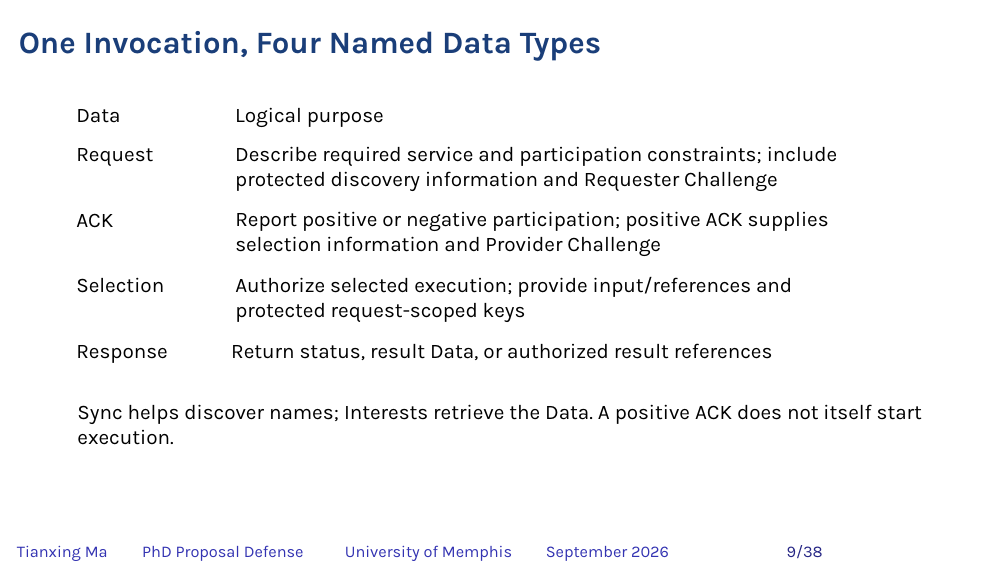
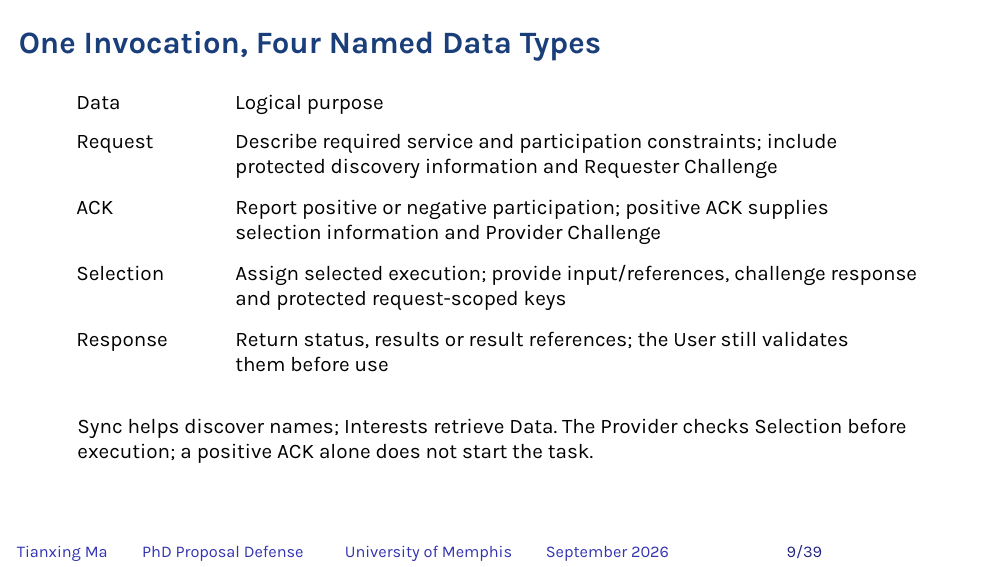
Before and after one commit to matianxing1992/NDN_Service_Framework, a slide deck: slide 9 of docs/PAPER/proposal-defense/slides/NDNSF_proposal_hybrid_editable.pptx. Drawn at 1008x567 pixels with LibreOffice and Linux fonts; fonts in the diff are those of the drawing; background and template pictures are left out. Boxes give left, top, right and bottom in pixels: in the first picture for what was removed or moved away, otherwise in the second. Text is boxed around its words. In the diff, an @@ line names an element or a change of style, - is before the commit and + after.

Commit message:
docs: clarify proposal authorization logic and synchronize slides

```diff
--- a/docs/PAPER/proposal-defense/slides/NDNSF_proposal_hybrid_editable.pptx
+++ b/docs/PAPER/proposal-defense/slides/NDNSF_proposal_hybrid_editable.pptx
@@ 8 texts: place and size @@
-8 texts at [76, 107, 838, 363]
+8 texts at [76, 94, 838, 351]
@@ text at [235, 265, 917, 310]: text changed @@
-Authorize selected execution; provide input/references and protected request-scoped keys
+Assign selected execution; provide input/references, challenge response and protected request-scoped keys
@@ text at [235, 331, 849, 372]: text changed @@
-Return status, result Data, or authorized result references
+Return status, results or result references; the User still validates them before use
@@ text at [77, 418, 906, 463]: text changed @@
-Sync helps discover names; Interests retrieve the Data. A positive ACK does not itself start execution.
+Sync helps discover names; Interests retrieve Data. The Provider checks Selection before execution; a positive ACK alone does not start the task.
```
Also in this commit, not shown: 36 other slides changed, 1 slide added, 25 other files.
